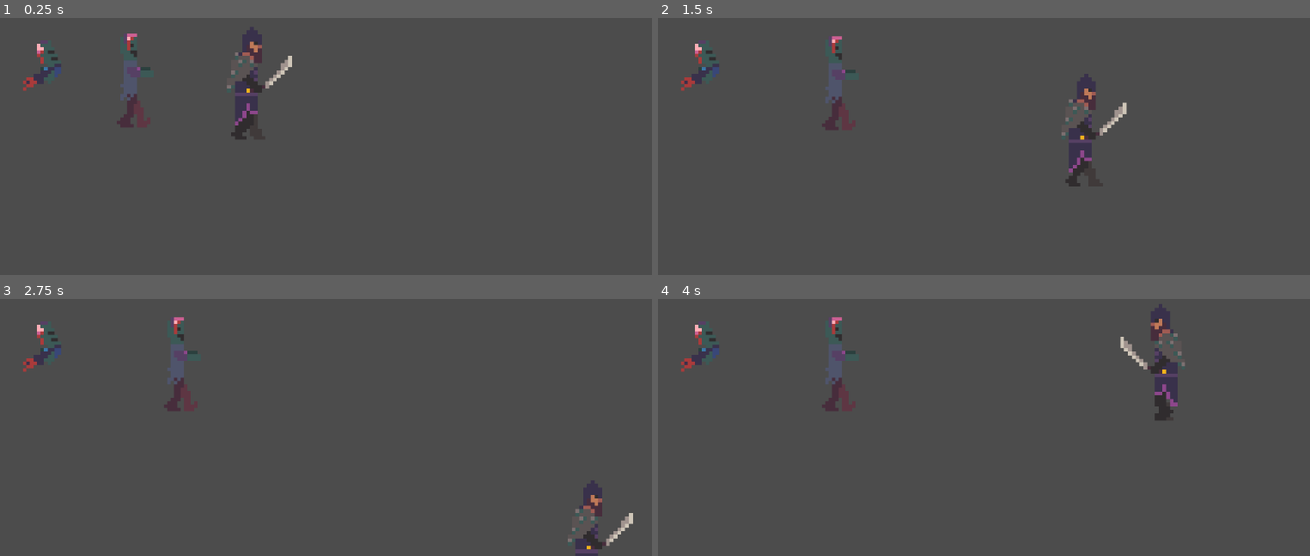
Above: before the commit, frames 1-4 (two rows, left to right).
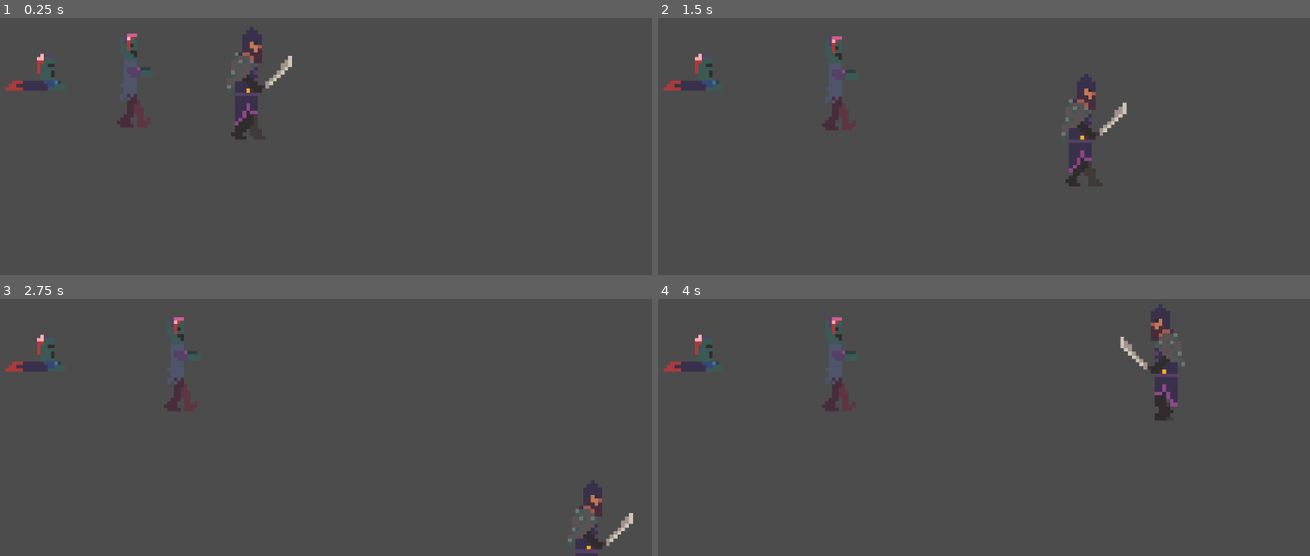
Above: after the commit, the same moments.

Repository: imav97/GMTK2021
Game: Godot game, scene res://TEST_SCENE.tscn
The game is run twice, just before and just after one commit, with the same random seed, the same clock (stepped at 60 frames per second) and the same inputs.
Inputs (mouse positions are in pixels of both pictures, inside the frame that each line leads up to):
- Up to frame 1 (0.25 s): no input
- Up to frame 2 (1.5 s): move the mouse to (1147, 53) at 0.52 s; hold D (right) 0.53-1.28 s; hold Space (simple_attack) 0.53-1.28 s; click (1147, 53) at 0.67 s; move the mouse to (853, 95) at 1.27 s; hold S (down) from 1.28 s (still down); click (853, 95) at 1.35 s
- Up to frame 3 (2.75 s): tap Space (simple_attack) at 1.55, 2.3 s; move the mouse to (outside the picture) at 2.02 s; release S (down) at 2.03 s; hold D (right) from 2.03 s (still down); hold Shift (mana_attack) from 2.03 s (still down)
- Up to frame 4 (4 s): move the mouse to (957, 435) at 2.77 s; release D (right) at 2.78 s; release Shift (mana_attack) at 2.78 s; hold W (up) 2.78-3.53 s; tap Space (simple_attack) at 2.85 s; click (957, 435) at 2.92 s; move the mouse to (1199, 414) at 3.52 s; hold A (left) from 3.53 s (still down); hold Space (simple_attack) from 3.53 s (still down)

The runs differ from the first frame. In frame 1, 0.5% of the frame differs, in the area x 0-10%, y 10-29%; in frame 2, 0.5%; in frame 3, 0.5%; in frame 4, 0.5%.
Error after the commit: Parse Error: Non-static function "set_wait_time" can only be called from an instance. (res://CrawlerZombie.gd:18)

Commit message:
committing for reasons

Diff:
--- /dev/null
+++ b/gmtk2021/CrawlerZombie.gd
@@ -0,0 +1,53 @@
+extends KinematicBody2D
+
+const ACCELERATION: int = 5
+const DETECTION_RANGE: int = 60000
+
+onready var ani_player := $AnimationPlayer
+
+var player: KinematicBody2D
+var is_chasing: bool = false
+var attack_timer := Timer
+var velocity := Vector2.ZERO
+var speed := 100
+
+var health := 50
+
+
+func _init():
+	attack_timer.set_wait_time(1.0)
+
+
+func _physics_process(delta: float) -> void:
+	if !player == null:
+		ani_player.play("walk")
+		if self.position.distance_squared_to(player.position) < DETECTION_RANGE:
+			var player_direction = (player.position - self.position).normalized()
+			move_and_slide(speed * player_direction)
+
+
+	if health <= 0:
+		get_tree().queue_delete(self)
+
+
+func melee_hit(damage):
+	health -= damage
+	print('melee hit registered')
+
+
+func get_movement_direction():
+	if self.position.x < player.position.x:
+		velocity.x += 1
+	else:
+		velocity.x -= 1
+
+	if self.position.y < player.position.y:
+		velocity.y += 1
+	else:
+		velocity.y -= 1
+
+
+
+func jump_attack():
+
+	pass
--- a/gmtk2021/CrawlerZombie.tscn
+++ b/gmtk2021/CrawlerZombie.tscn
@@ -1,6 +1,7 @@
-[gd_scene load_steps=5 format=2]
+[gd_scene load_steps=7 format=2]
 
 [ext_resource path="res://Resources/zombie_crawler.png" type="Texture" id=1]
+[ext_resource path="res://CrawlerZombie.gd" type="Script" id=2]
 
 [sub_resource type="Animation" id=3]
 resource_name = "attack"
@@ -13,10 +14,24 @@
 tracks/0/imported = false
 tracks/0/enabled = true
 tracks/0/keys = {
-"times": PoolRealArray( 0, 0.075, 0.15, 0.225, 0.3, 0.375 ),
+"times": PoolRealArray( 0, 0.15, 0.6, 0.675, 0.825, 0.9 ),
 "transitions": PoolRealArray( 1, 1, 1, 1, 1, 1 ),
 "update": 2,
 "values": [ 3, 4, 5, 6, 7, 8 ]
+}
+tracks/1/type = "method"
+tracks/1/path = NodePath(".")
+tracks/1/interp = 1
+tracks/1/loop_wrap = true
+tracks/1/imported = false
+tracks/1/enabled = true
+tracks/1/keys = {
+"times": PoolRealArray( 0 ),
+"transitions": PoolRealArray( 1 ),
+"values": [ {
+"args": [  ],
+"method": "jump_attack"
+} ]
 }
 
 [sub_resource type="Animation" id=1]
@@ -40,7 +55,11 @@
 [sub_resource type="RectangleShape2D" id=2]
 extents = Vector2( 6.79761, 13.8036 )
 
+[sub_resource type="CircleShape2D" id=4]
+radius = 73.7523
+
 [node name="CrawlerZombie" type="KinematicBody2D"]
+script = ExtResource( 2 )
 
 [node name="AnimationPlayer" type="AnimationPlayer" parent="."]
 anims/attack = SubResource( 3 )
@@ -50,7 +69,12 @@
 position = Vector2( 0, -10.6314 )
 texture = ExtResource( 1 )
 hframes = 9
-frame = 7
+frame = 8
 
 [node name="CollisionShape2D" type="CollisionShape2D" parent="."]
 shape = SubResource( 2 )
+
+[node name="Area2D" type="Area2D" parent="."]
+
+[node name="CollisionShape2D" type="CollisionShape2D" parent="Area2D"]
+shape = SubResource( 4 )
